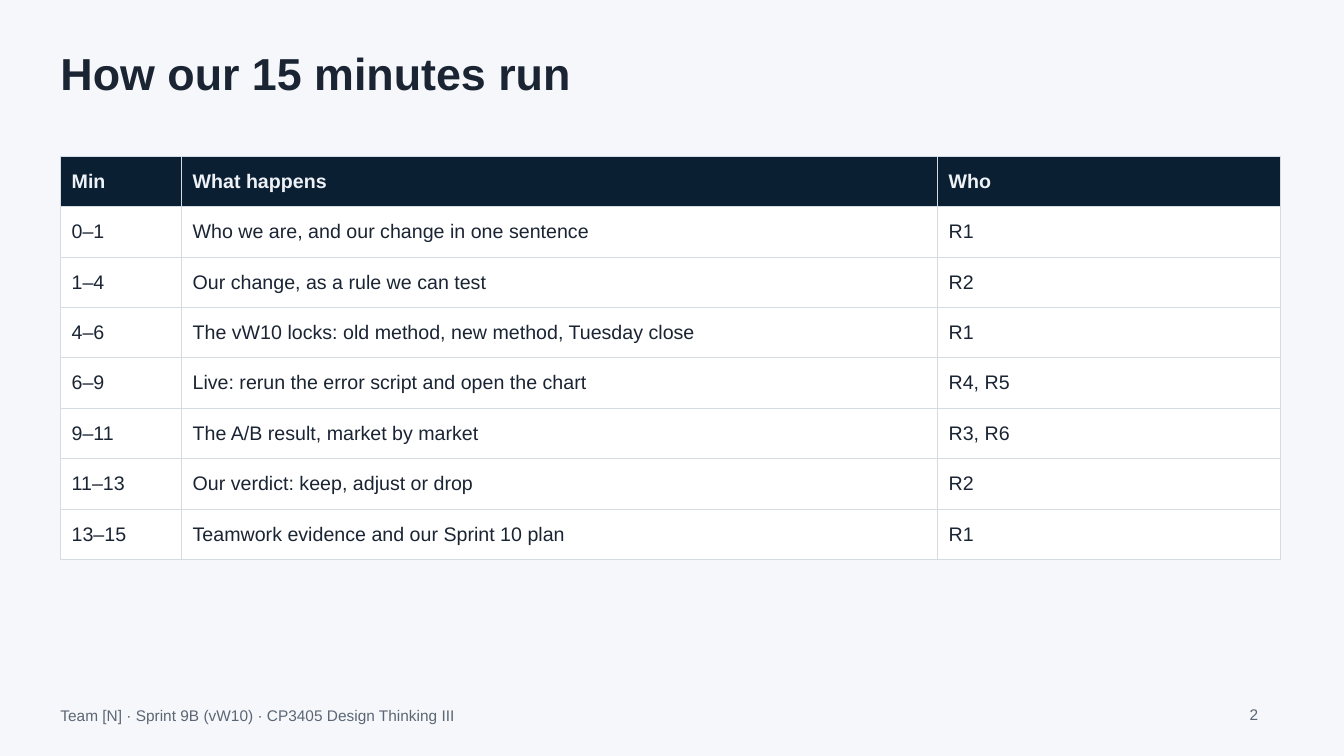
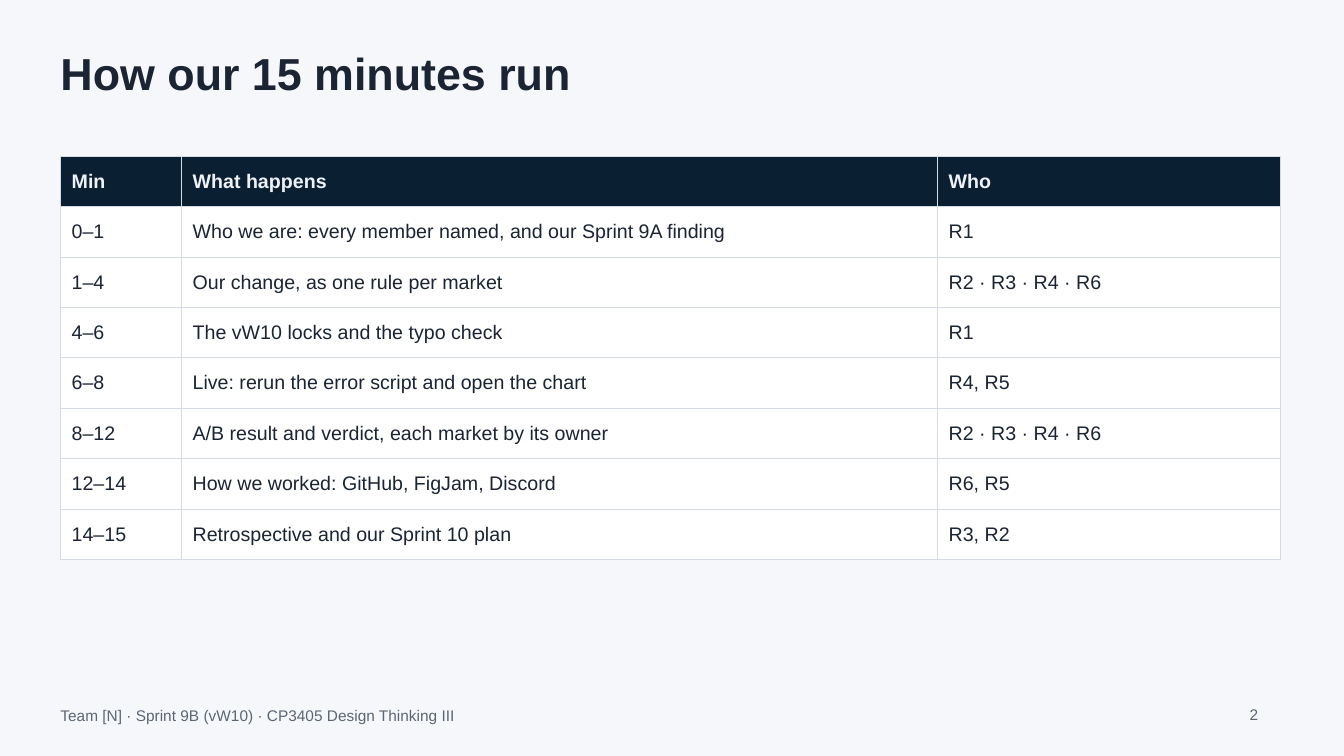
Before and after one commit to ProfDrTan/dt3-tr3-26-course-website, a slide deck: slide 2 of assets/sprint9b/sprint9b-presentation-template.pptx. Drawn at 1344x756 pixels with LibreOffice and Linux fonts; fonts in the diff are those of the drawing. Boxes give left, top, right and bottom in pixels: in the first picture for what was removed or moved away, otherwise in the second. Text is boxed around its words. In the diff, an @@ line names an element or a change of style, - is before the commit and + after.

```diff
--- a/assets/sprint9b/sprint9b-presentation-template.pptx
+++ b/assets/sprint9b/sprint9b-presentation-template.pptx
@@ table at (x1=60, y1=156, x2=1280, y2=549) @@
-row 2, column 2: Who we are, and our change in one sentence
+row 2, column 2: Who we are: every member named, and our Sprint 9A finding
-row 3, column 2: Our change, as a rule we can test
+row 3, column 2: Our change, as one rule per market
-row 3, column 3: R2
+row 3, column 3: R2 · R3 · R4 · R6
-row 4, column 2: The vW10 locks: old method, new method, Tuesday close
+row 4, column 2: The vW10 locks and the typo check
-row 5, column 1: 6–9
+row 5, column 1: 6–8
-row 6: 9–11 | The A/B result, market by market | R3, R6
+row 6: 8–12 | A/B result and verdict, each market by its owner | R2 · R3 · R4 · R6
-row 7: 11–13 | Our verdict: keep, adjust or drop | R2
+row 7: 12–14 | How we worked: GitHub, FigJam, Discord | R6, R5
-row 8: 13–15 | Teamwork evidence and our Sprint 10 plan | R1
+row 8: 14–15 | Retrospective and our Sprint 10 plan | R3, R2
```
Also in this commit, not shown: 1 other slide changed, 1 other file.
